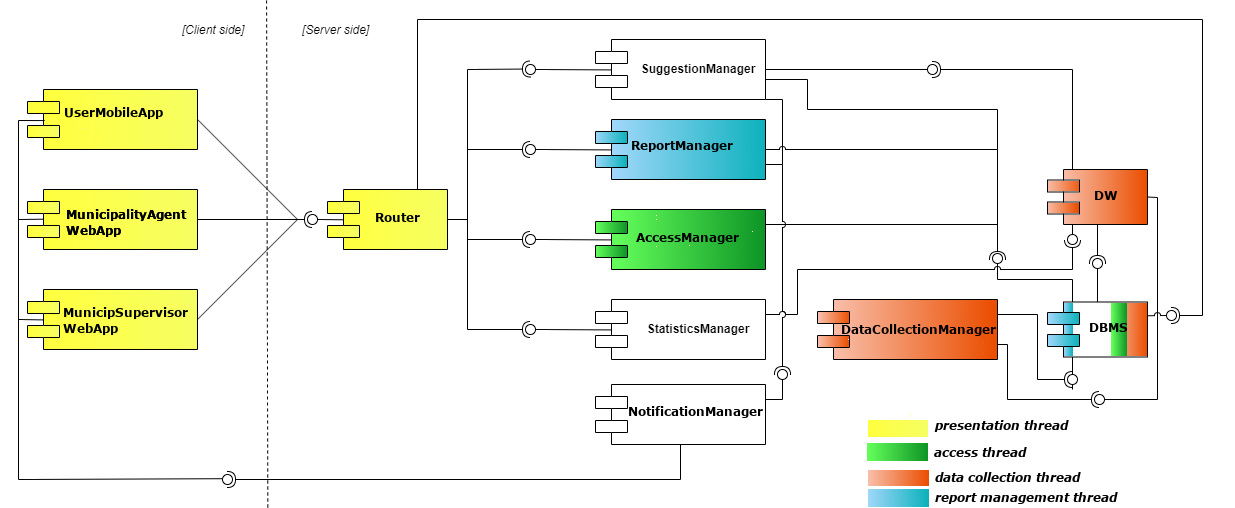
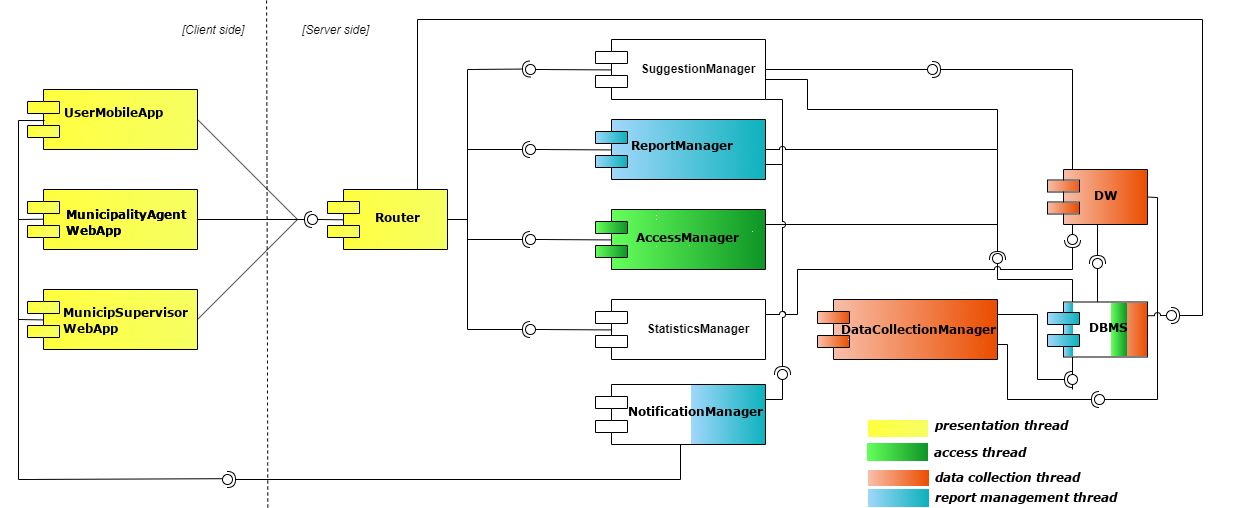
Layer changes from the first w=1235, h=508 image to the second:
painted on "Thread1.png" over [691, 385, 765, 444]
